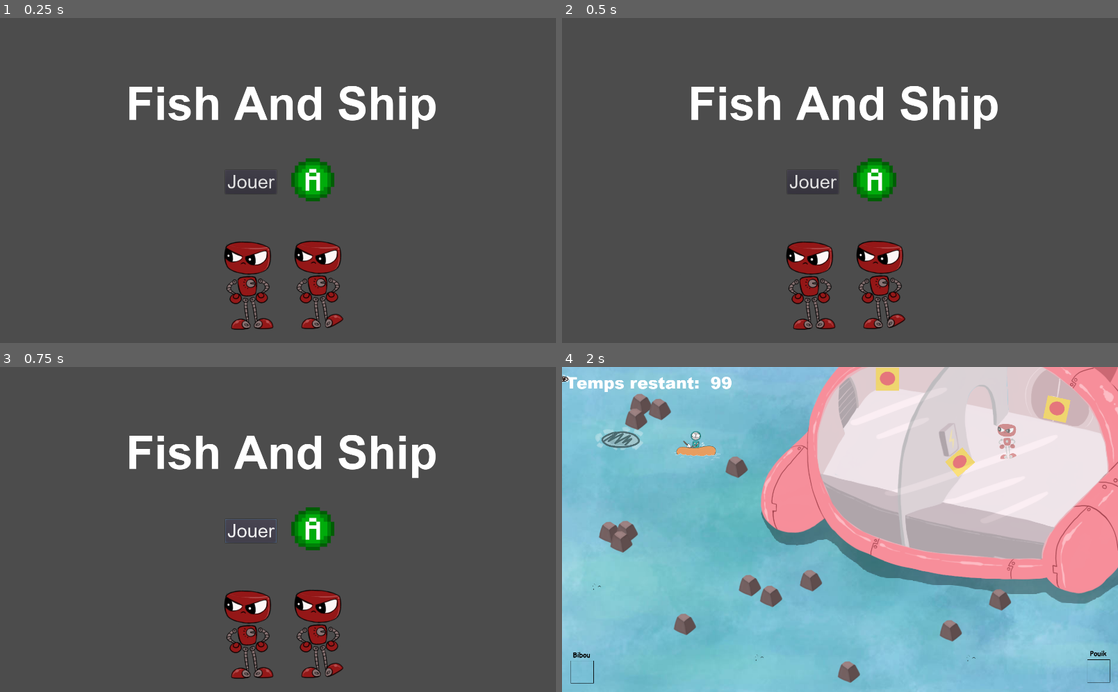
Above: before the commit, frames 1-4 (two rows, left to right).
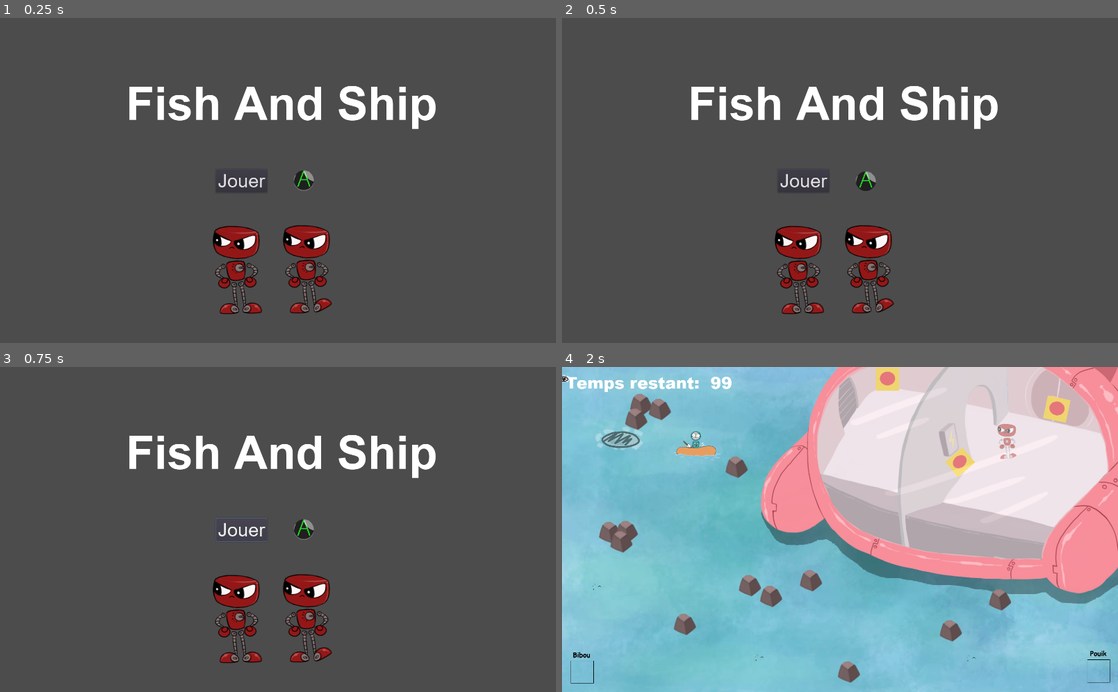
Above: after the commit, the same moments.

Repository: Majimo/FishAndShip
Game: Godot game, scene res://scenes/Intro.tscn
Same seed, same stepped clock (60 frames per second), same inputs: the game is played once before the commit and once after it. Sound files missing from this copy of the repository are replaced by a short silence.
Inputs:
- Up to frame 1 (0.25 s): no input
- Up to frame 2 (0.5 s): no input
- Up to frame 3 (0.75 s): click "Jouer" at 0.5 s
- Up to frame 4 (2 s): tap Enter (ui_accept) at 1.25, 1.52 s; hold Right (ui_right) from 1.28 s (still down)

The runs differ from the first frame. In frame 1, 5.0% of the frame differs, in the area x 38-62%, y 43-96%; in frame 2, 5.0%; in frame 3, 5.0%; in frame 4, nothing differs.

Commit message:
changement bouton A écrans accueil & fin

Diff:
--- a/scenes/GameOver.tscn
+++ b/scenes/GameOver.tscn
@@ -11,6 +11,24 @@
 [sub_resource type="DynamicFont" id=2]
 size = 52
 font_data = ExtResource( 1 )
+
+[sub_resource type="AtlasTexture" id=3]
+flags = 4
+atlas = ExtResource( 3 )
+region = Rect2( 0, 0, 64, 64 )
+
+[sub_resource type="AtlasTexture" id=4]
+flags = 4
+atlas = ExtResource( 3 )
+region = Rect2( 0, 64, 64, 64 )
+
+[sub_resource type="SpriteFrames" id=5]
+animations = [ {
+"frames": [ SubResource( 3 ), SubResource( 4 ) ],
+"loop": true,
+"name": "default",
+"speed": 5.0
+} ]
 
 [node name="WinOver" type="Node2D"]
 script = ExtResource( 2 )
@@ -46,7 +64,7 @@
 "_edit_use_anchors_": false
 }
 
-[node name="ToucheA" type="Sprite" parent="."]
+[node name="ToucheA" type="AnimatedSprite" parent="."]
 position = Vector2( 883.766, 564.496 )
-texture = ExtResource( 3 )
+frames = SubResource( 5 )
 [connection signal="pressed" from="Button" to="." method="_on_Button_pressed"]
--- a/scenes/Intro.tscn
+++ b/scenes/Intro.tscn
@@ -14,6 +14,24 @@
 [sub_resource type="DynamicFont" id=2]
 size = 52
 font_data = ExtResource( 1 )
+
+[sub_resource type="AtlasTexture" id=3]
+flags = 4
+atlas = ExtResource( 5 )
+region = Rect2( 0, 0, 64, 64 )
+
+[sub_resource type="AtlasTexture" id=4]
+flags = 4
+atlas = ExtResource( 5 )
+region = Rect2( 0, 64, 64, 64 )
+
+[sub_resource type="SpriteFrames" id=5]
+animations = [ {
+"frames": [ SubResource( 3 ), SubResource( 4 ) ],
+"loop": true,
+"name": "default",
+"speed": 4.0
+} ]
 
 [node name="Intro" type="Node2D"]
 script = ExtResource( 3 )
@@ -34,25 +52,25 @@
 }
 
 [node name="Button" type="Button" parent="."]
-margin_left = 621.666
-margin_top = 421.053
-margin_right = 763.666
-margin_bottom = 487.053
+margin_left = 596.006
+margin_top = 417.554
+margin_right = 738.006
+margin_bottom = 483.554
 custom_fonts/font = SubResource( 2 )
 text = "Jouer"
 __meta__ = {
 "_edit_use_anchors_": false
 }
 
-[node name="ToucheA" type="Sprite" parent="."]
-position = Vector2( 864.188, 448.199 )
-texture = ExtResource( 5 )
-
-[node name="Sprite" type="Sprite" parent="."]
-position = Vector2( 807.116, 744.133 )
-texture = ExtResource( 4 )
+[node name="ToucheA" type="AnimatedSprite" parent="."]
+position = Vector2( 839.774, 449.046 )
+frames = SubResource( 5 )
 
 [node name="ArriveeVaisseau" type="AudioStreamPlayer" parent="."]
 stream = ExtResource( 6 )
+
+[node name="Sprite" type="Sprite" parent="."]
+position = Vector2( 775.624, 700.978 )
+texture = ExtResource( 4 )
 [connection signal="pressed" from="Button" to="." method="_on_Button_pressed"]
 [connection signal="finished" from="ArriveeVaisseau" to="." method="_on_ArriveeVaisseau_finished"]
--- a/scenes/WinOver.tscn
+++ b/scenes/WinOver.tscn
@@ -11,6 +11,24 @@
 [sub_resource type="DynamicFont" id=2]
 size = 52
 font_data = ExtResource( 1 )
+
+[sub_resource type="AtlasTexture" id=3]
+flags = 4
+atlas = ExtResource( 3 )
+region = Rect2( 0, 0, 64, 64 )
+
+[sub_resource type="AtlasTexture" id=4]
+flags = 4
+atlas = ExtResource( 3 )
+region = Rect2( 0, 64, 64, 64 )
+
+[sub_resource type="SpriteFrames" id=5]
+animations = [ {
+"frames": [ SubResource( 3 ), SubResource( 4 ) ],
+"loop": true,
+"name": "default",
+"speed": 5.0
+} ]
 
 [node name="WinOver" type="Node2D"]
 script = ExtResource( 2 )
@@ -43,7 +61,7 @@
 "_edit_use_anchors_": false
 }
 
-[node name="ToucheA" type="Sprite" parent="."]
+[node name="ToucheA" type="AnimatedSprite" parent="."]
 position = Vector2( 871.186, 577.664 )
-texture = ExtResource( 3 )
+frames = SubResource( 5 )
 [connection signal="pressed" from="Button" to="." method="_on_Button_pressed"]
--- a/scripts/Intro.gd
+++ b/scripts/Intro.gd
@@ -1,5 +1,8 @@
 extends Node2D
 
+
+func _ready():
+	$ToucheA.play()
 
 func _process(delta):
 	if Input.is_action_pressed("ui_accept"):
--- a/scripts/WinOver.gd
+++ b/scripts/WinOver.gd
@@ -1,5 +1,8 @@
 extends Node2D
 
+
+func _ready():
+	$ToucheA.play()
 
 func _process(delta):
 	if Input.is_action_pressed("ui_accept"):
Binary file changed: assets/ToucheA.png
Not shown: 1 places in scenes/GameOver.tscn that only renumber resources
Not shown: 1 places in scenes/Intro.tscn that only renumber resources
Not shown: 1 places in scenes/WinOver.tscn that only renumber resources
